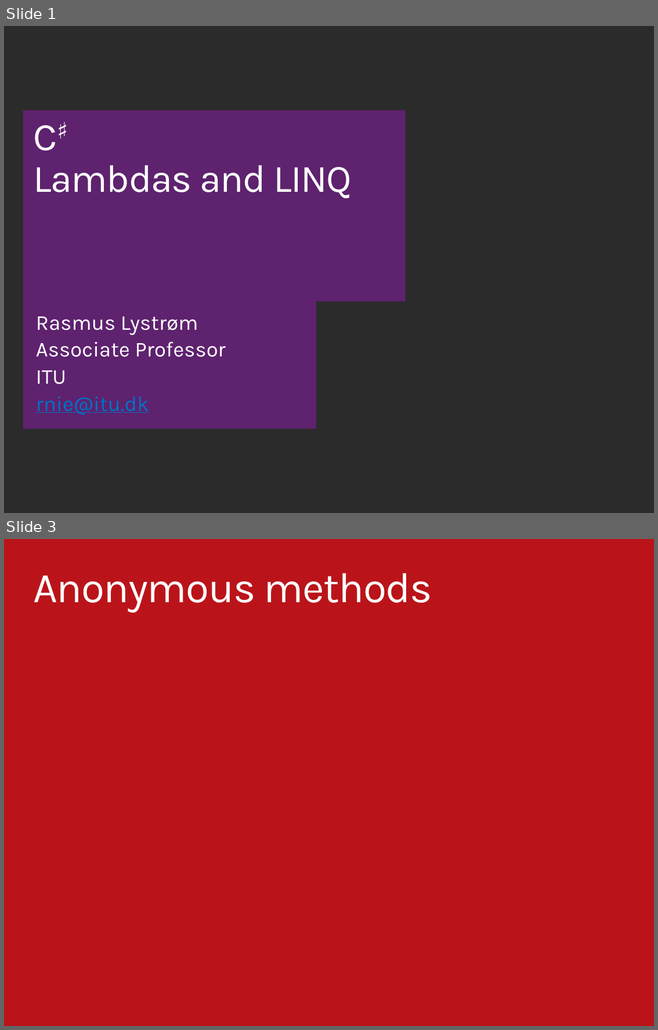
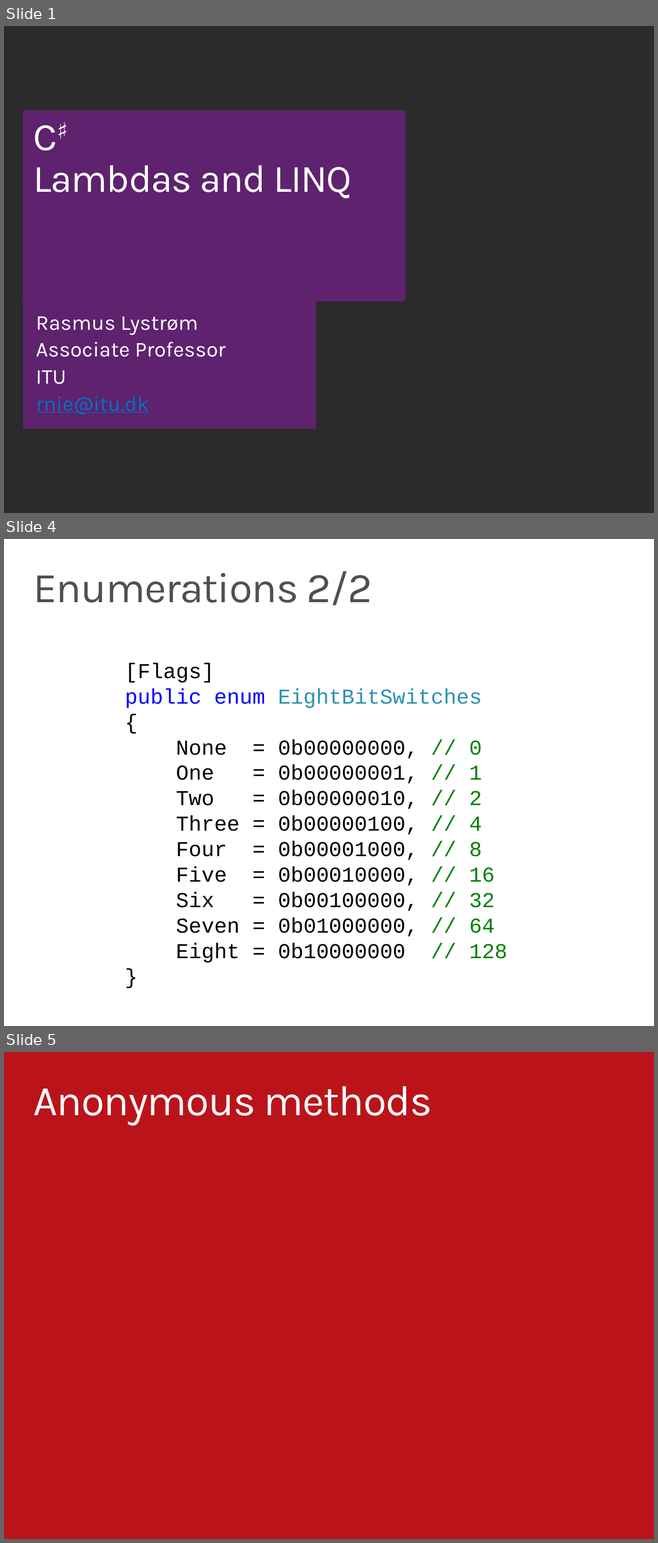
Before and after one commit to ondfisk/BDSA2018, a slide deck: Slides/Lecture03 - Lambdas and LINQ.pptx. Shown one above the other, each under a label of ours: slides 1 and 3 before the commit, slides 1, 4 and 5 after it; the slides between them are not shown. The pictures are 658x1030 and 658x1543 pixels, drawn with LibreOffice and Linux fonts; fonts in the diff are those of the drawing; background and template pictures are left out; a plain dark background stands for a picture behind light text. Boxes give left, top, right and bottom in pixels: in the first picture for what was removed or moved away, otherwise in the second. Text is boxed around its words. In the diff, an @@ line names an element or a change of style, - is before the commit and + after.

Commit message:
More stuff for lecture 03

```diff
--- a/Slides/Lecture03 - Lambdas and LINQ.pptx
+++ b/Slides/Lecture03 - Lambdas and LINQ.pptx
@@ slide 4 added at box(4, 539, 654, 1026), background #FFFFFF @@
@@ title added at box(33, 571, 372, 606), 48 pt, text #505050 @@
+Enumerations 2/2
@@ text added at box(125, 663, 507, 963), 24 pt, text #000000 @@
+[Flags]
+public enum EightBitSwitches
+{
+None = 0b00000000, // 0
+One = 0b00000001, // 1
+Two = 0b00000010, // 2
+Three = 0b00000100, // 4
+Four = 0b00001000, // 8
+Five = 0b00010000, // 16
+Six = 0b00100000, // 32
+Seven = 0b01000000, // 64
+Eight = 0b10000000 // 128
+}
@@ what was slide 3 is now slide 5 @@
```
Also in this commit, not shown: 1 slide changed, 1 other slide added, 19 other files.
